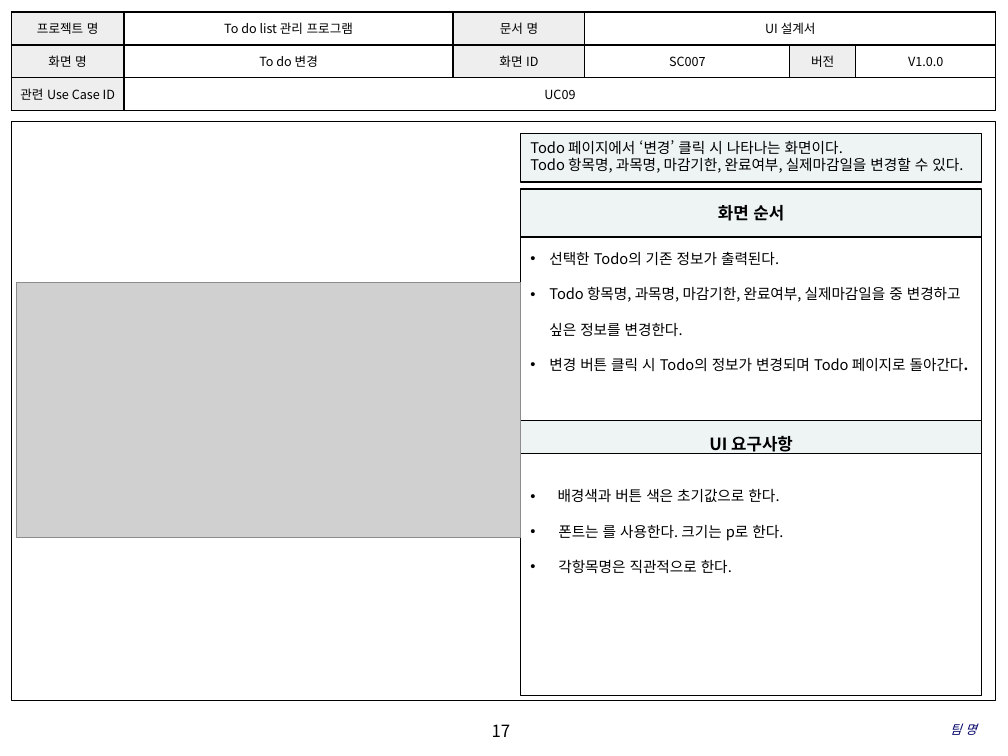
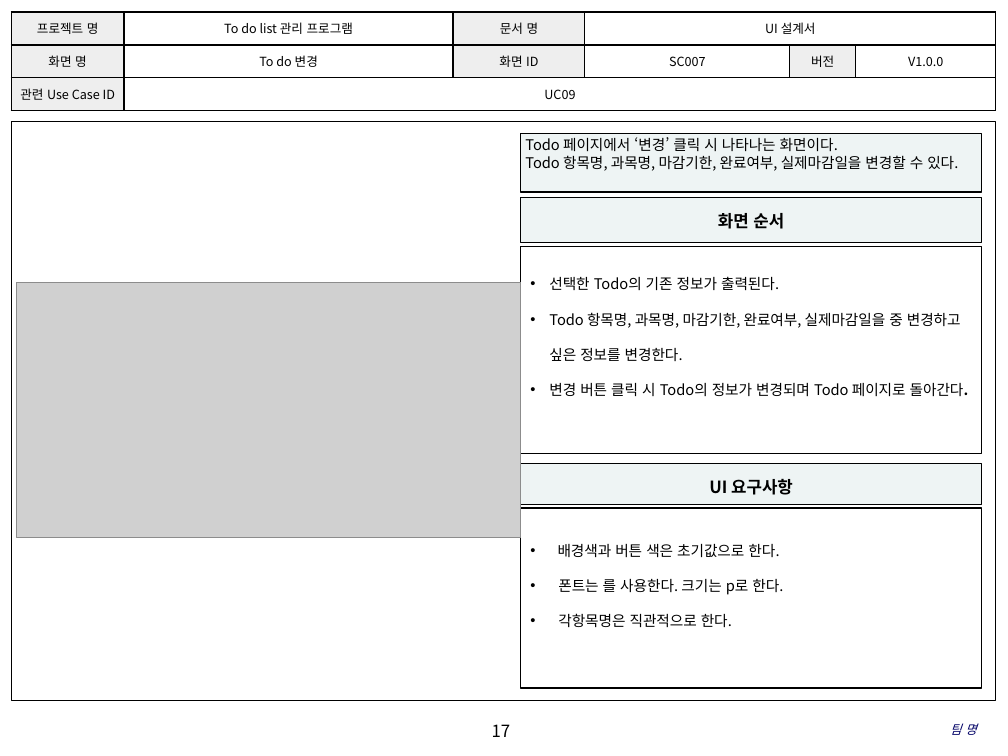
Before and after one commit to SE-admin/7, a slide deck: slide 17 of doc/3_ 설계서/UI Design Template.pptx. Drawn at 1008x756 pixels with LibreOffice and Linux fonts; fonts in the diff are those of the drawing; grey boxes stand for pictures; background and template pictures are left out. Boxes give left, top, right and bottom in pixels: in the first picture for what was removed or moved away, otherwise in the second. Text is boxed around its words. In the diff, an @@ line names an element or a change of style, - is before the commit and + after.

```diff
--- a/doc/3_ 설계서/UI Design Template.pptx
+++ b/doc/3_ 설계서/UI Design Template.pptx
@@ text "Todo 페이지에서 ‘변경’ 클릭 시 ...": place and size @@
-text "Todo 페이지에서 ‘변경’ 클릭 시 ..." at (530,140,963,173)
+text "Todo 페이지에서 ‘변경’ 클릭 시 ..." at (525,137,958,171)
@@ rectangle: place and size @@
-rectangle at (520,133,982,181)
+rectangle at (520,133,982,192)
@@ rectangle "화면 순서": place and size @@
-rectangle "화면 순서" at (520,190,982,238)
+rectangle "화면 순서" at (520,198,982,243)
@@ text "선택한 Todo의 기존 정보가 출력된다.": place and size @@
-text "선택한 Todo의 기존 정보가 출력된다." at (549,251,969,371)
+text "선택한 Todo의 기존 정보가 출력된다." at (549,276,969,396)
@@ rectangle: place and size @@
-rectangle at (520,237,982,420)
+rectangle at (520,246,982,453)
@@ rectangle "UI 요구사항": place and size @@
-rectangle "UI 요구사항" at (520,420,982,454)
+rectangle "UI 요구사항" at (520,464,982,505)
@@ rectangle "배경색과 버튼 색은 초기값으로 한다.": place and size @@
-rectangle "배경색과 버튼 색은 초기값으로 한다." at (520,454,982,696)
+rectangle "배경색과 버튼 색은 초기값으로 한다." at (520,508,982,688)
```
Also in this commit, not shown: 1 other slide changed.
